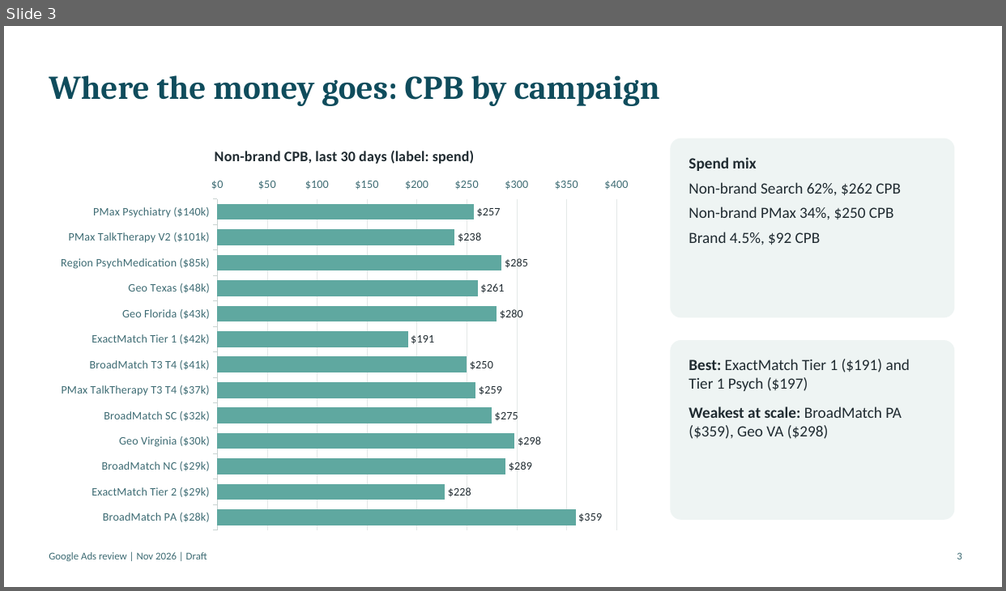
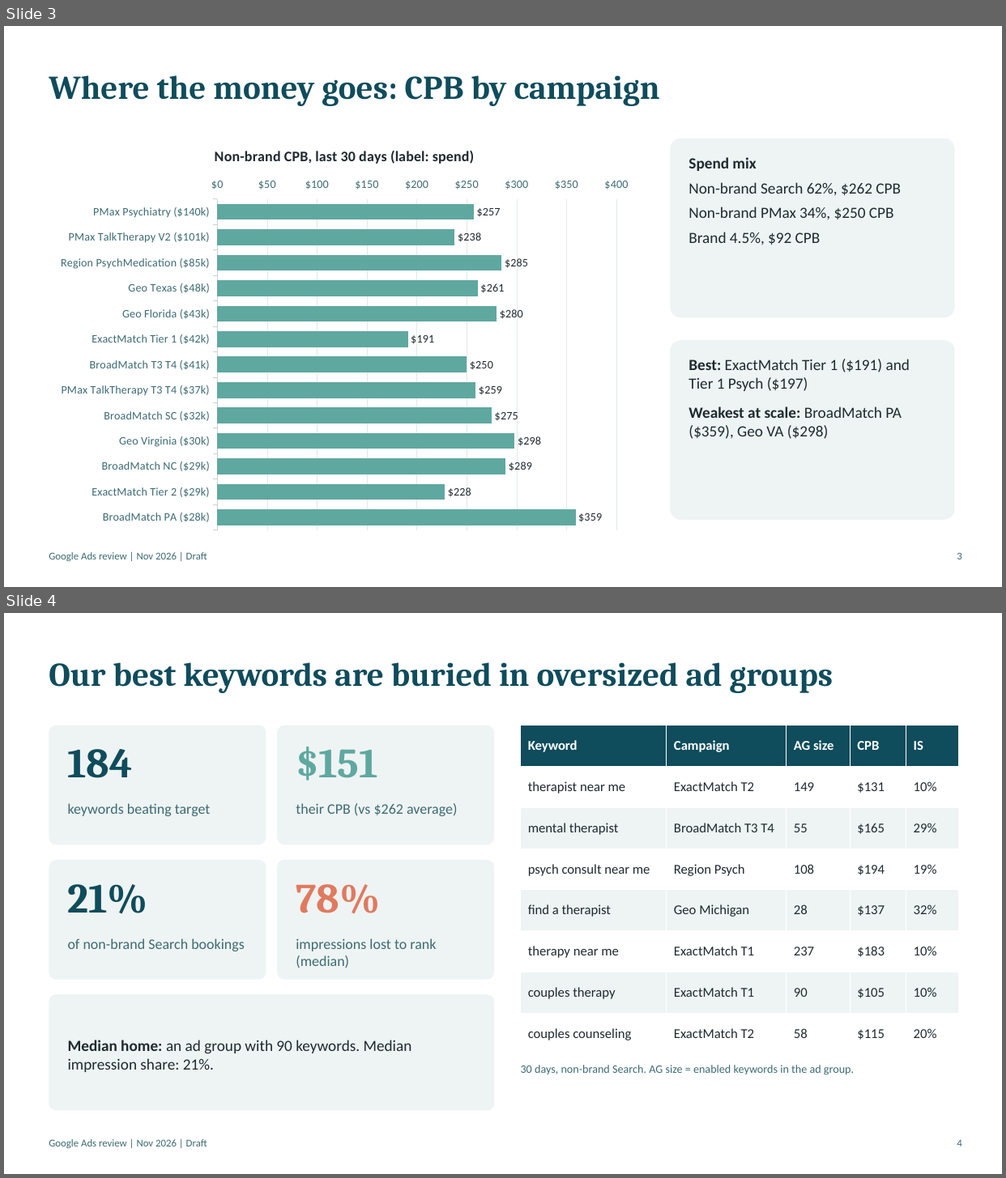
Before and after one commit to tomroberts-thriveworks/paid-media-hub, a slide deck: docs/audit/google-ads-review-nov-2026.pptx. Shown one above the other, each under a label of ours: slide 3 before the commit, slides 3 and 4 after it. The pictures are 1006x591 and 1006x1178 pixels, drawn with LibreOffice and Linux fonts; fonts in the diff are those of the drawing. Boxes give left, top, right and bottom in pixels: in the first picture for what was removed or moved away, otherwise in the second. Text is boxed around its words. In the diff, an @@ line names an element or a change of style, - is before the commit and + after.

```diff
--- a/docs/audit/google-ads-review-nov-2026.pptx
+++ b/docs/audit/google-ads-review-nov-2026.pptx
@@ slide 4 added at [4, 613, 1002, 1174], background #FFFFFF @@
@@ text added at [49, 662, 833, 693], 32 pt, text #0F4C5C, bold @@
+Our best keywords are buried in oversized ad groups
@@ rounded rectangle added at [49, 726, 266, 845], fill #EEF4F3 @@
@@ rounded rectangle added at [277, 726, 494, 845], fill #EEF4F3 @@
@@ table added at [521, 726, 958, 1054], 8 rows, 5 columns @@
+Keyword | Campaign | AG size | CPB | IS
+therapist near me | ExactMatch T2 | 149 | $131 | 10%
+mental therapist | BroadMatch T3 T4 | 55 | $165 | 29%
+psych consult near me | Region Psych | 108 | $194 | 19%
+find a therapist | Geo Michigan | 28 | $137 | 32%
+therapy near me | ExactMatch T1 | 237 | $183 | 10%
+couples therapy | ExactMatch T1 | 90 | $105 | 10%
+couples counseling | ExactMatch T2 | 58 | $115 | 20%
@@ text added at [68, 749, 133, 778], 40 pt, text #0F4C5C, bold @@
+184
@@ text added at [296, 747, 377, 781], 40 pt, text #5FA8A0, bold @@
+$151
@@ text added at [68, 803, 211, 816], 14 pt, text #3D6B73 @@
+keywords beating target
@@ text added at [296, 803, 458, 816], 14 pt, text #3D6B73 @@
+their CPB (vs $262 average)
@@ rounded rectangle added at [49, 860, 266, 980], fill #EEF4F3 @@
@@ rounded rectangle added at [277, 860, 494, 980], fill #EEF4F3 @@
@@ text added at [68, 884, 149, 914], 40 pt, text #0F4C5C, bold @@
+21%
@@ text added at [296, 884, 380, 914], 40 pt, text #E07A5F, bold @@
+78%
@@ text added at [68, 939, 245, 952], 14 pt, text #3D6B73 @@
+of non-brand Search bookings
@@ text added at [296, 939, 436, 968], 14 pt, text #3D6B73 @@
+impressions lost to rank (median)
@@ rounded rectangle added at [49, 995, 494, 1111], fill #EEF4F3 @@
@@ text added at [68, 1040, 412, 1072], 15 pt, text #1F2A30 @@
+Median home: an ad group with 90 keywords. Median impression share: 21%.
@@ text added at [521, 1065, 854, 1076], 11 pt, text #3D6B73 @@
+30 days, non-brand Search. AG size = enabled keywords in the ad group.
@@ text added at [49, 1139, 207, 1148], 10 pt, text #3D6B73 @@
+Google Ads review | Nov 2026 | Draft
@@ text added at [957, 1140, 961, 1147], 10 pt, text #3D6B73 @@
+4
```
Also in this commit, not shown: 6 slides changed, 7 other slides added, 6 slides removed, 2 other files.
